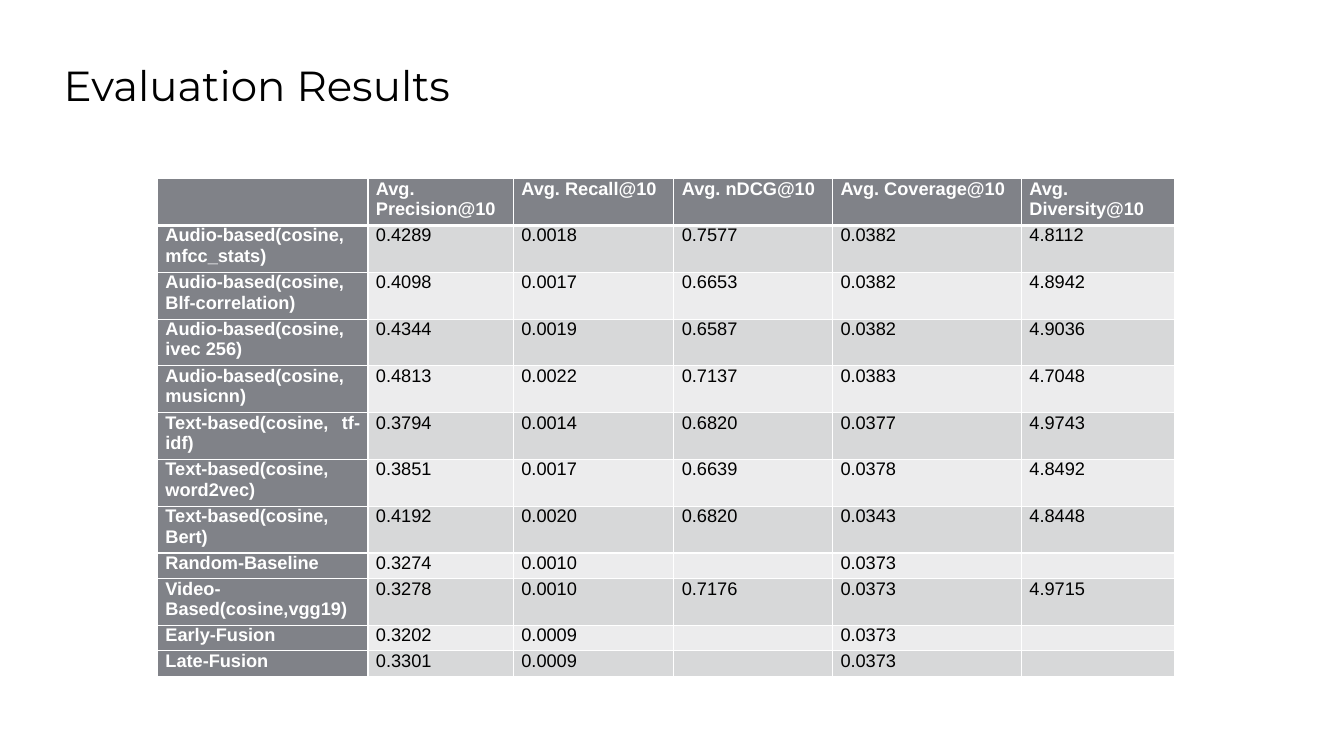
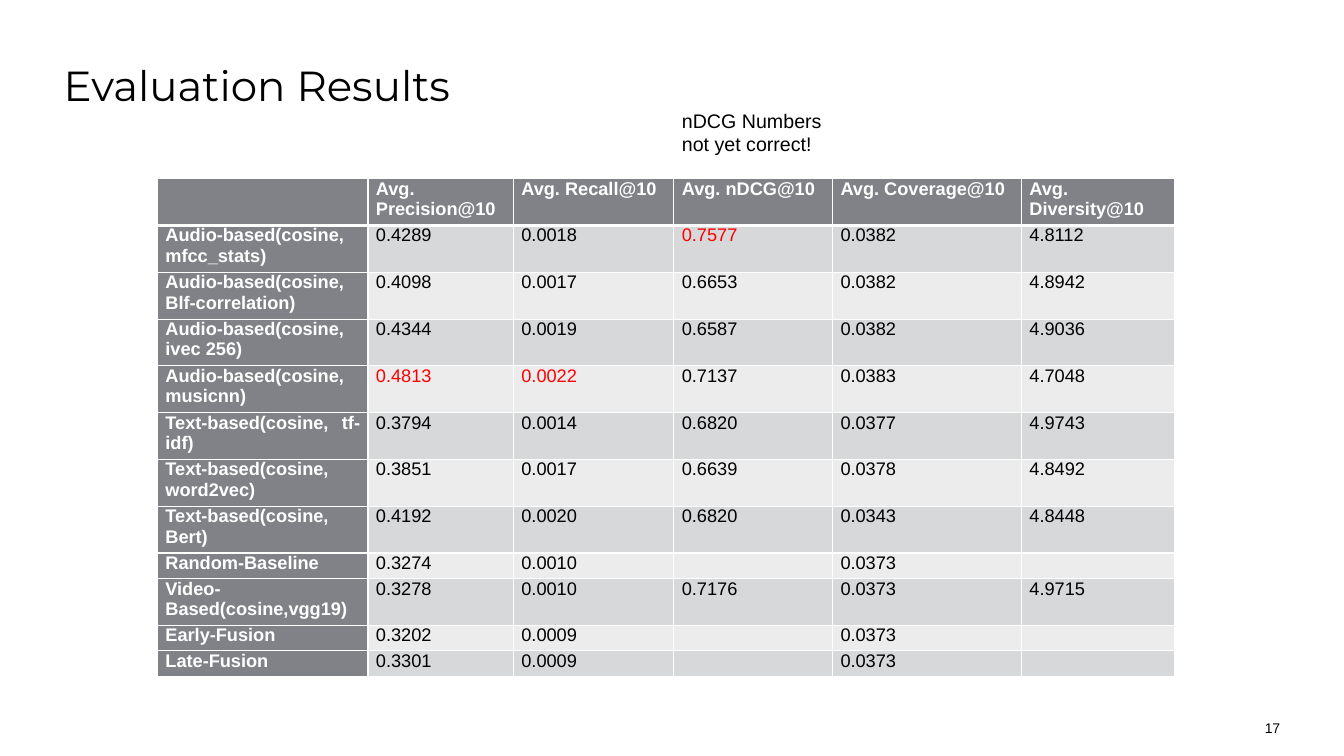
Before and after one commit to SaraCoolman/MMSR, a slide deck: slide 17 of project_3_team_E/Final Presentation.pptx. Drawn at 1344x756 pixels with LibreOffice and Linux fonts; fonts in the diff are those of the drawing; background and template pictures are left out. Boxes give left, top, right and bottom in pixels: in the first picture for what was removed or moved away, otherwise in the second. Text is boxed around its words. In the diff, an @@ line names an element or a change of style, - is before the commit and + after.

```diff
--- a/project_3_team_E/Final Presentation.pptx
+++ b/project_3_team_E/Final Presentation.pptx
@@ text added at [682,113,822,155], 14 pt, text #000000 @@
+nDCG Numbers
+not yet correct!
@@ table at [157,178,1174,677] @@
@@ text colour #000000 to #FF0000 in "0.7577", "0.4813", "0.0022" @@
@@ page number added at [1265,723,1281,733], 10 pt, text #000000 @@
+17
```
Also in this commit, not shown: 16 other slides changed.
